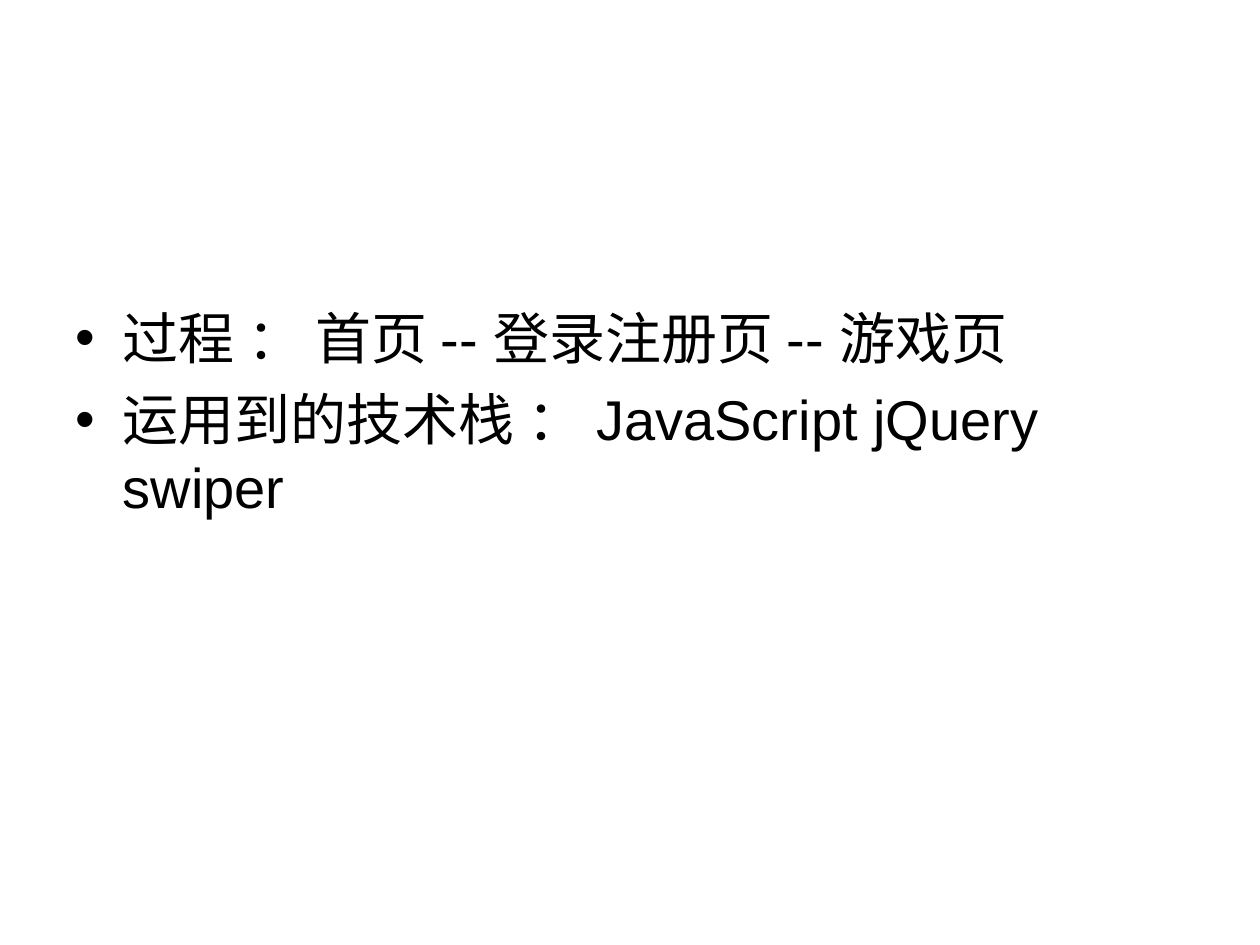
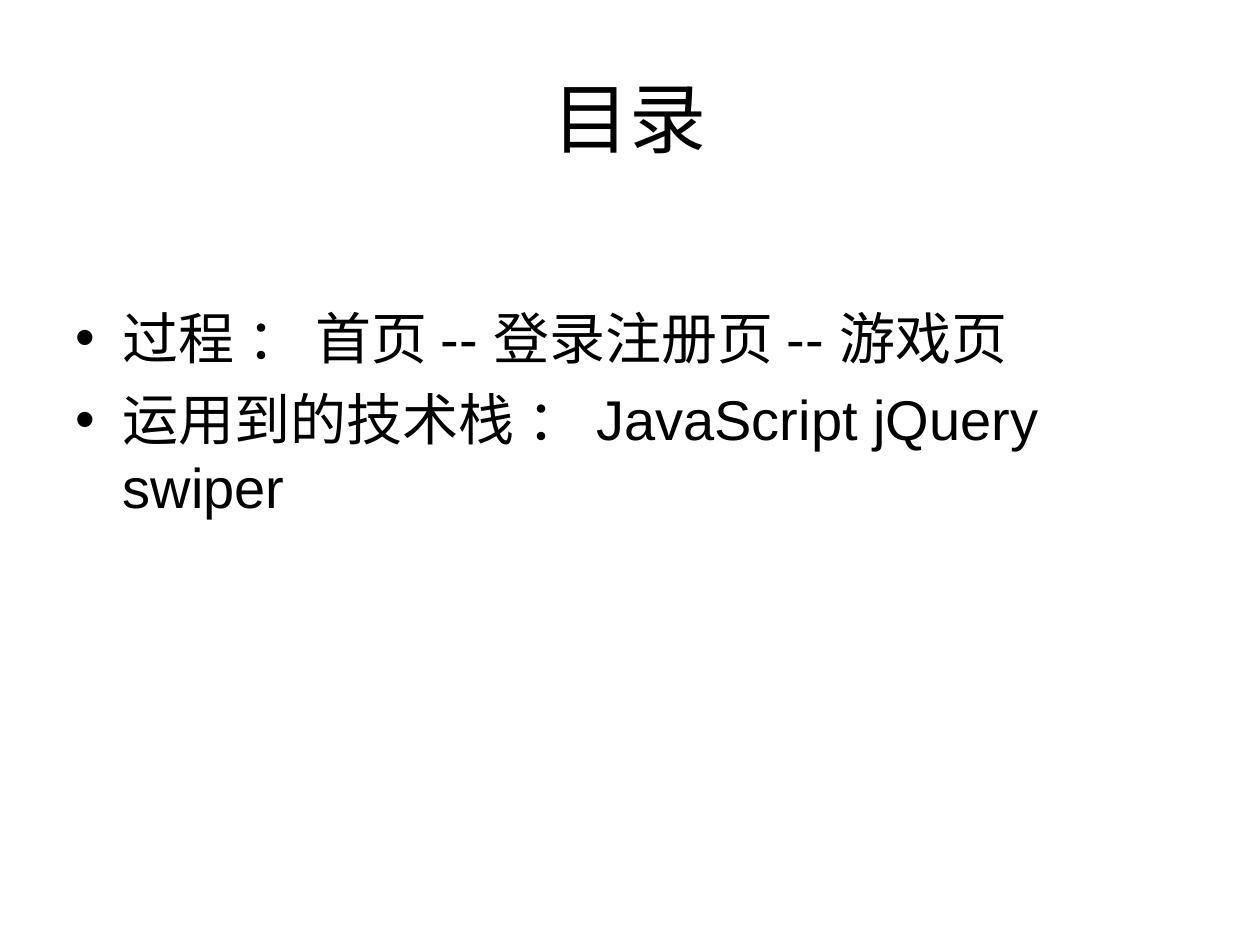
Before and after one commit to shengxiaa/shengxia, a slide deck: slide 3 of 狼人杀.ppt (slide 2 before the commit). Drawn at 1260x945 pixels with LibreOffice and Linux fonts; fonts in the diff are those of the drawing; background and template pictures are left out. Boxes give left, top, right and bottom in pixels: in the first picture for what was removed or moved away, otherwise in the second. Text is boxed around its words. In the diff, an @@ line names an element or a change of style, - is before the commit and + after.

```diff
--- a/狼人杀.ppt
+++ b/狼人杀.ppt
@@ title added at (x1=553, y1=86, x2=707, y2=154), 44 pt, text #000000 @@
+目录
```
Also in this commit, not shown: 2 slides added.
